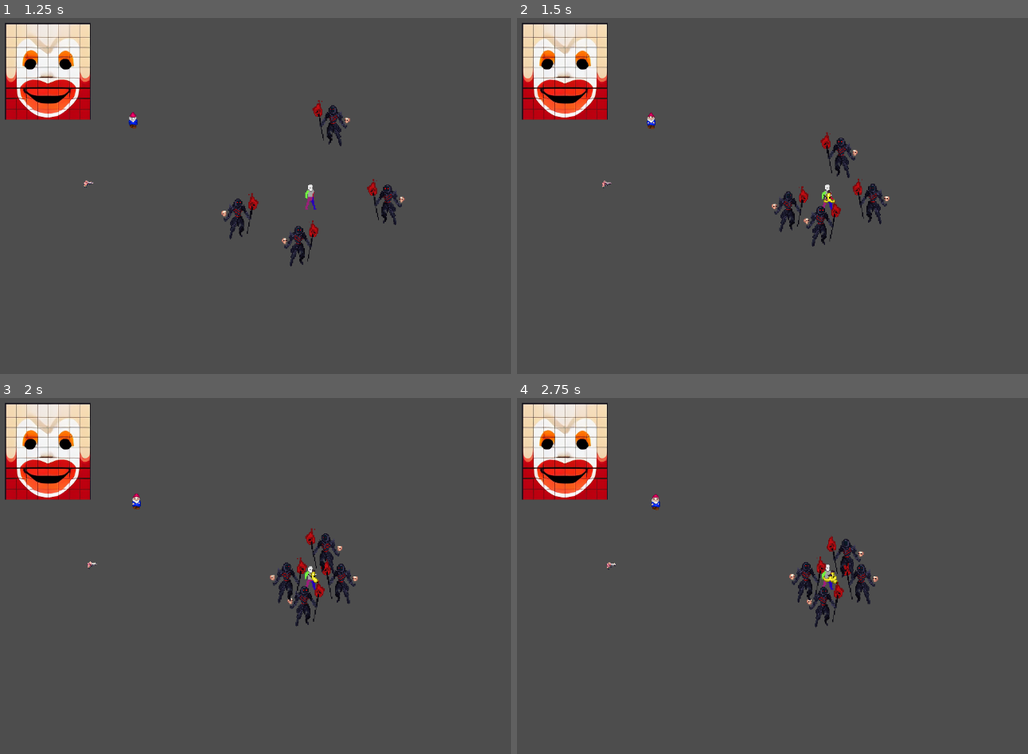
Above: before the commit, frames 1-4 (two rows, left to right).
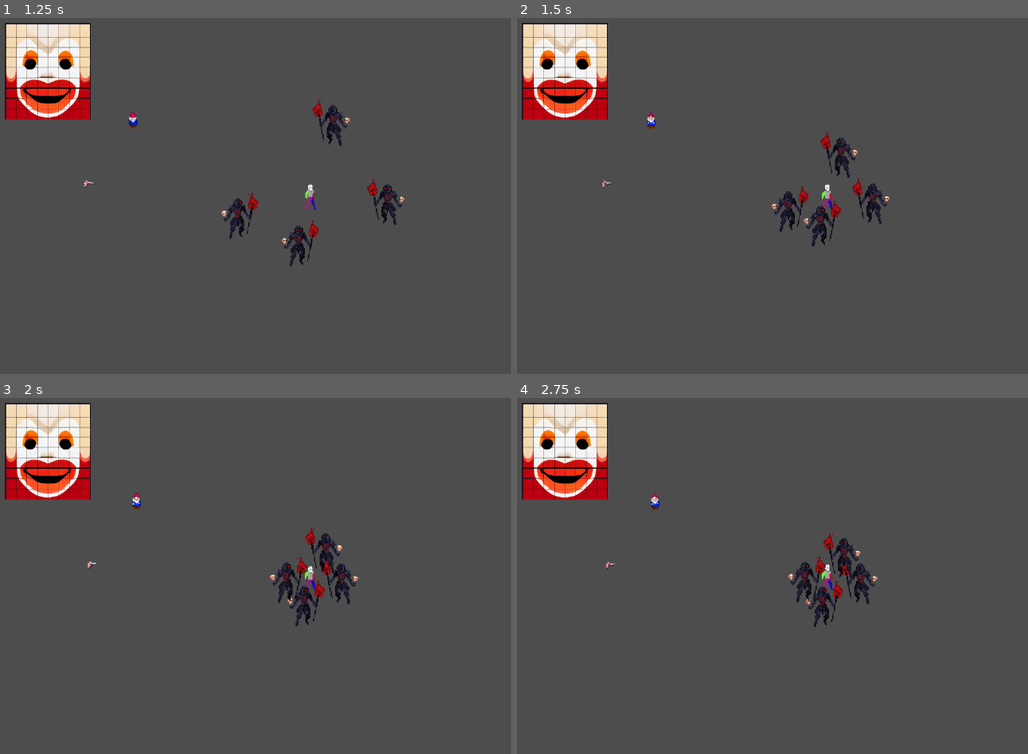
Above: after the commit, the same moments.

Repository: bburciaga/giggle-gauntlet
Game: Godot game, scene res://menus/title/Title.tscn
The game is run twice, just before and just after one commit, with the same random seed, the same clock (stepped at 60 frames per second) and the same inputs.
Inputs:
- Up to frame 1 (1.25 s): click "Play" at 0.5 s
- Up to frame 2 (1.5 s): tap Enter (ui_accept) at 1.25 s; hold Right (arrow_right) from 1.28 s (still down)
- Up to frame 3 (2 s): keep holding Right (arrow_right); tap Enter (ui_accept) at 1.52 s
- Up to frame 4 (2.75 s): release Right (arrow_right) at 2.03 s; hold Down (arrow_down) from 2.03 s (still down); tap Enter (ui_accept) at 2.27 s

Frame 1 is identical in both runs. In frame 2, less than 0.1% of the frame differs, in the area x 59-63%, y 48-52%; in frame 3, 0.2%; in frame 4, 1.1%, in the area x 17-71%, y 26-65%.

Commit message:
Add Banana collectible

Diff:
--- /dev/null
+++ b/entities/collectibles/Banana.gd
@@ -0,0 +1,11 @@
+extends Area2D
+
+@onready var banana = get_node("AnimatedSprite2D")
+
+func _ready():
+	banana.play("surprise")
+
+func _on_body_entered(body):
+	if body.name == "Player":
+		body.activate_banana_weapon()
+		queue_free()
--- /dev/null
+++ b/entities/collectibles/Banana.tscn
@@ -0,0 +1,190 @@
+[gd_scene load_steps=25 format=3 uid="uid://7ti8p8mmd5ak"]
+
+[ext_resource type="Texture2D" uid="uid://dw0ys3ru3auy8" path="res://entities/assets/sprites/collectibles/Banana.png" id="1_a12gi"]
+[ext_resource type="Script" path="res://entities/collectibles/Banana.gd" id="1_htnei"]
+
+[sub_resource type="RectangleShape2D" id="RectangleShape2D_ttmx6"]
+size = Vector2(17, 10)
+
+[sub_resource type="AtlasTexture" id="AtlasTexture_ohct0"]
+atlas = ExtResource("1_a12gi")
+region = Rect2(0, 0, 32, 32)
+
+[sub_resource type="AtlasTexture" id="AtlasTexture_tcjft"]
+atlas = ExtResource("1_a12gi")
+region = Rect2(32, 0, 32, 32)
+
+[sub_resource type="AtlasTexture" id="AtlasTexture_ar61i"]
+atlas = ExtResource("1_a12gi")
+region = Rect2(64, 0, 32, 32)
+
+[sub_resource type="AtlasTexture" id="AtlasTexture_wavv4"]
+atlas = ExtResource("1_a12gi")
+region = Rect2(96, 0, 32, 32)
+
+[sub_resource type="AtlasTexture" id="AtlasTexture_fq6hm"]
+atlas = ExtResource("1_a12gi")
+region = Rect2(0, 32, 32, 32)
+
+[sub_resource type="AtlasTexture" id="AtlasTexture_m4f0e"]
+atlas = ExtResource("1_a12gi")
+region = Rect2(32, 32, 32, 32)
+
+[sub_resource type="AtlasTexture" id="AtlasTexture_rymv4"]
+atlas = ExtResource("1_a12gi")
+region = Rect2(64, 32, 32, 32)
+
+[sub_resource type="AtlasTexture" id="AtlasTexture_ahjhg"]
+atlas = ExtResource("1_a12gi")
+region = Rect2(96, 32, 32, 32)
+
+[sub_resource type="AtlasTexture" id="AtlasTexture_uows7"]
+atlas = ExtResource("1_a12gi")
+region = Rect2(0, 96, 32, 32)
+
+[sub_resource type="AtlasTexture" id="AtlasTexture_j4sii"]
+atlas = ExtResource("1_a12gi")
+region = Rect2(32, 96, 32, 32)
+
+[sub_resource type="AtlasTexture" id="AtlasTexture_ayvsp"]
+atlas = ExtResource("1_a12gi")
+region = Rect2(64, 96, 32, 32)
+
+[sub_resource type="AtlasTexture" id="AtlasTexture_g6le0"]
+atlas = ExtResource("1_a12gi")
+region = Rect2(96, 96, 32, 32)
+
+[sub_resource type="AtlasTexture" id="AtlasTexture_264bi"]
+atlas = ExtResource("1_a12gi")
+region = Rect2(0, 64, 32, 32)
+
+[sub_resource type="AtlasTexture" id="AtlasTexture_ppk0o"]
+atlas = ExtResource("1_a12gi")
+region = Rect2(32, 64, 32, 32)
+
+[sub_resource type="AtlasTexture" id="AtlasTexture_v2o5t"]
+atlas = ExtResource("1_a12gi")
+region = Rect2(64, 64, 32, 32)
+
+[sub_resource type="AtlasTexture" id="AtlasTexture_61g0p"]
+atlas = ExtResource("1_a12gi")
+region = Rect2(96, 64, 32, 32)
+
+[sub_resource type="AtlasTexture" id="AtlasTexture_04e8f"]
+atlas = ExtResource("1_a12gi")
+region = Rect2(0, 224, 32, 32)
+
+[sub_resource type="AtlasTexture" id="AtlasTexture_b6q2m"]
+atlas = ExtResource("1_a12gi")
+region = Rect2(32, 224, 32, 32)
+
+[sub_resource type="AtlasTexture" id="AtlasTexture_dpipt"]
+atlas = ExtResource("1_a12gi")
+region = Rect2(64, 224, 32, 32)
+
+[sub_resource type="AtlasTexture" id="AtlasTexture_i8r2p"]
+atlas = ExtResource("1_a12gi")
+region = Rect2(96, 224, 32, 32)
+
+[sub_resource type="SpriteFrames" id="SpriteFrames_jh3ua"]
+animations = [{
+"frames": [{
+"duration": 1.0,
+"texture": SubResource("AtlasTexture_ohct0")
+}, {
+"duration": 1.0,
+"texture": SubResource("AtlasTexture_tcjft")
+}, {
+"duration": 1.0,
+"texture": SubResource("AtlasTexture_ar61i")
+}, {
+"duration": 1.0,
+"texture": SubResource("AtlasTexture_wavv4")
+}],
+"loop": true,
+"name": &"dance",
+"speed": 5.0
+}, {
+"frames": [{
+"duration": 1.0,
+"texture": SubResource("AtlasTexture_fq6hm")
+}, {
+"duration": 1.0,
+"texture": SubResource("AtlasTexture_m4f0e")
+}, {
+"duration": 1.0,
+"texture": SubResource("AtlasTexture_rymv4")
+}, {
+"duration": 1.0,
+"texture": SubResource("AtlasTexture_ahjhg")
+}],
+"loop": true,
+"name": &"run",
+"speed": 5.0
+}, {
+"frames": [{
+"duration": 1.0,
+"texture": SubResource("AtlasTexture_uows7")
+}, {
+"duration": 1.0,
+"texture": SubResource("AtlasTexture_j4sii")
+}, {
+"duration": 1.0,
+"texture": SubResource("AtlasTexture_ayvsp")
+}, {
+"duration": 1.0,
+"texture": SubResource("AtlasTexture_g6le0")
+}],
+"loop": true,
+"name": &"surprise",
+"speed": 5.0
+}, {
+"frames": [{
+"duration": 1.0,
+"texture": SubResource("AtlasTexture_264bi")
+}, {
+"duration": 1.0,
+"texture": SubResource("AtlasTexture_ppk0o")
+}, {
+"duration": 1.0,
+"texture": SubResource("AtlasTexture_v2o5t")
+}, {
+"duration": 1.0,
+"texture": SubResource("AtlasTexture_61g0p")
+}],
+"loop": true,
+"name": &"tongue",
+"speed": 5.0
+}, {
+"frames": [{
+"duration": 1.0,
+"texture": SubResource("AtlasTexture_04e8f")
+}, {
+"duration": 1.0,
+"texture": SubResource("AtlasTexture_b6q2m")
+}, {
+"duration": 1.0,
+"texture": SubResource("AtlasTexture_dpipt")
+}, {
+"duration": 1.0,
+"texture": SubResource("AtlasTexture_i8r2p")
+}],
+"loop": true,
+"name": &"weapon",
+"speed": 5.0
+}]
+
+[node name="Banana" type="Area2D"]
+script = ExtResource("1_htnei")
+
+[node name="CollisionShape2D" type="CollisionShape2D" parent="."]
+position = Vector2(-1.5, 4)
+shape = SubResource("RectangleShape2D_ttmx6")
+
+[node name="AnimatedSprite2D" type="AnimatedSprite2D" parent="."]
+rotation = -1.22173
+sprite_frames = SubResource("SpriteFrames_jh3ua")
+animation = &"surprise"
+frame_progress = 0.400487
+
+[connection signal="body_entered" from="." to="." method="_on_body_entered"]
--- a/entities/player/Player.gd
+++ b/entities/player/Player.gd
@@ -16,7 +16,7 @@
 var SPEED = 300
 var INITIAL_WEAPON_POSITION = Vector2(915, -5)
 var enemy
-var weaponState: WeaponState = WeaponState.BANANA
+var weaponState: WeaponState = WeaponState.INACTIVE
 var health = 6
 var bananaCooldown: float = 1.0
 var canDropBanana: bool = true
@@ -103,6 +103,10 @@
 	weaponState = WeaponState.WATERGUN
 	# visible true
 
+func activate_banana_weapon() -> void:
+	weaponState = WeaponState.BANANA
+	# visible true
+
 ###### Helpers ######
 
 func add_projectile(degree: float) -> void:
--- a/scenes/gauntlet/Gauntlet.tscn
+++ b/scenes/gauntlet/Gauntlet.tscn
@@ -1,11 +1,12 @@
-[gd_scene load_steps=16 format=3 uid="uid://jatpf4e6f5v8"]
+[gd_scene load_steps=17 format=3 uid="uid://jatpf4e6f5v8"]
 
 [ext_resource type="Script" path="res://scenes/gauntlet/Gauntlet.gd" id="1_hg5t3"]
 [ext_resource type="PackedScene" uid="uid://clhmrsqbyjwkw" path="res://entities/player/Player.tscn" id="2_used6"]
 [ext_resource type="PackedScene" uid="uid://bxwov4sfh600f" path="res://entities/enemies/Necromancer.tscn" id="3_6uynd"]
 [ext_resource type="PackedScene" uid="uid://bx5y06krqdgry" path="res://entities/collectibles/Gnome.tscn" id="4_5obuh"]
 [ext_resource type="Texture2D" uid="uid://d4lysg3neevm5" path="res://entities/assets/sprites/player/clownfaces.png" id="5_hvx26"]
-[ext_resource type="PackedScene" uid="uid://ca7w6fwdb6b3y" path="res://entities/collectibles/WaterGun.tscn" id="6_37eg7"]
+[ext_resource type="PackedScene" uid="uid://c1pirnb80jep3" path="res://entities/collectibles/WaterGun.tscn" id="6_37eg7"]
+[ext_resource type="PackedScene" uid="uid://7ti8p8mmd5ak" path="res://entities/collectibles/Banana.tscn" id="7_vke37"]
 
 [sub_resource type="RectangleShape2D" id="RectangleShape2D_tanib"]
 size = Vector2(1171, 15)
@@ -137,3 +138,6 @@
 
 [node name="WaterGun" parent="." instance=ExtResource("6_37eg7")]
 position = Vector2(237, 285)
+
+[node name="Banana" parent="." instance=ExtResource("7_vke37")]
+position = Vector2(257, 503)
Not shown: 1 places in entities/collectibles/WaterGun.tscn that only renumber resources
